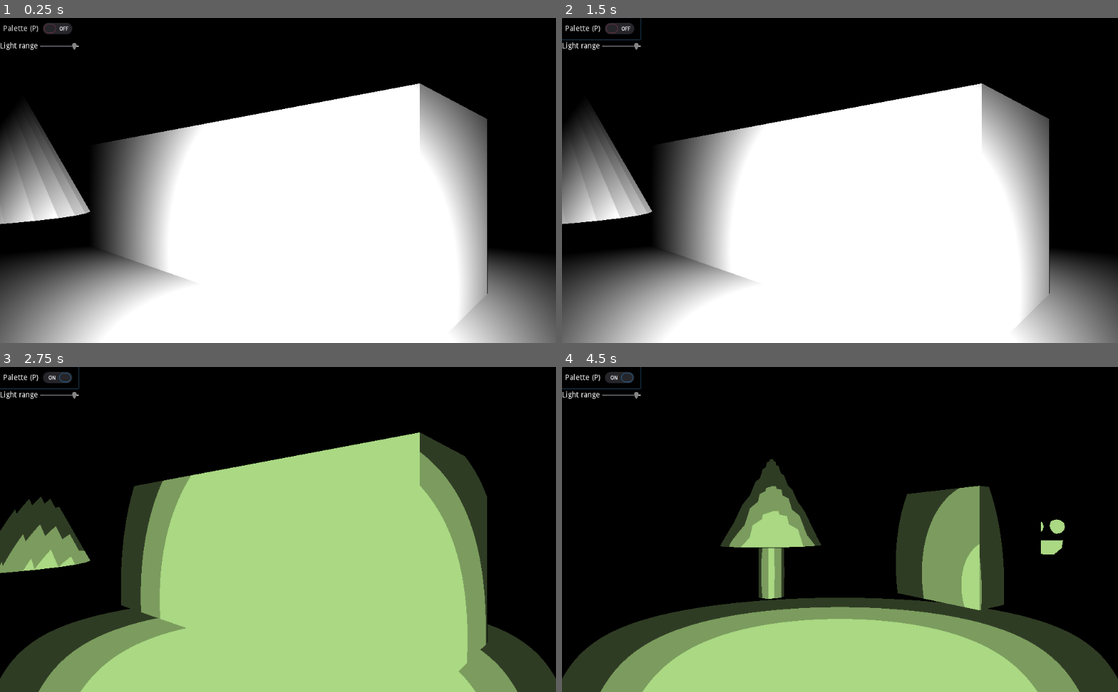
Above: before the commit, frames 1-4 (two rows, left to right).
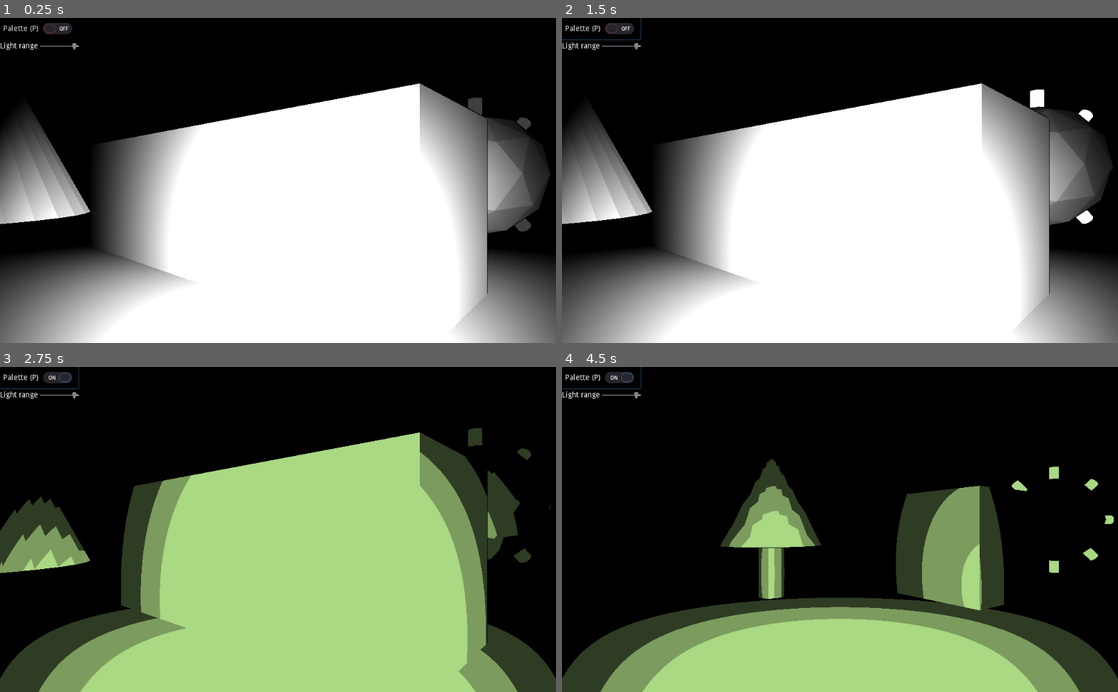
Above: after the commit, the same moments.

Repository: gilzoide/1JAM-RETRO
Game: Godot game, scene res://Main.tscn
Two runs of this game, one before a commit and one after it. Both use one fixed random seed, a clock stepped at 60 frames per second and the inputs below.
Inputs (mouse positions are in pixels of both pictures, inside the frame that each line leads up to):
- Up to frame 1 (0.25 s): no input
- Up to frame 2 (1.5 s): click "Palette (P)" at 0.5 s; click "Palette (P)" at 1.25 s
- Up to frame 3 (2.75 s): click "Palette (P)" at 2 s
- Up to frame 4 (4.5 s): move the mouse to (962, 513) at 2.77 s; hold S (camera_back) 2.78-3.53 s; click (962, 513) at 2.92 s; move the mouse to (728, 545) at 3.52 s; tap W (camera_forward) at 3.6 s; click (728, 545) at 3.67 s; move the mouse to (895, 458) at 4.27 s; hold Q (camera_rotate_left) from 4.28 s (still down); click (895, 458) at 4.42 s

The runs differ from the first frame. In frame 1, 3.2% of the frame differs, in the area x 84-99%, y 24-67%; in frame 2, 3.2%, in the area x 84-99%, y 22-64%; in frame 3, 1.3%; in frame 4, 0.6%.

Commit message:
Add Virus WIP

Diff:
--- /dev/null
+++ b/Enemy/Virus.gd
@@ -0,0 +1,5 @@
+extends KinematicBody
+
+func _ready():
+	pass
+	#$AnimationPlayer.play("Virus")
--- /dev/null
+++ b/Enemy/Virus.tscn
@@ -0,0 +1,54 @@
+[gd_scene load_steps=7 format=2]
+
+[ext_resource path="res://Visuals/Scenario_material.tres" type="Material" id=1]
+[ext_resource path="res://Glow/Glow_material.tres" type="Material" id=2]
+[ext_resource path="res://Enemy/Virus.obj" type="ArrayMesh" id=3]
+[ext_resource path="res://Enemy/Virus.gd" type="Script" id=4]
+
+[sub_resource type="SphereShape" id=3]
+
+[sub_resource type="Animation" id=2]
+resource_name = "Virus"
+length = 2.0
+loop = true
+tracks/0/type = "value"
+tracks/0/path = NodePath("Mesh:translation")
+tracks/0/interp = 2
+tracks/0/loop_wrap = true
+tracks/0/imported = false
+tracks/0/enabled = true
+tracks/0/keys = {
+"times": PoolRealArray( 0, 0.3, 0.8, 1.2, 1.7, 2 ),
+"transitions": PoolRealArray( 1, 1, 1, 1, 1, 1 ),
+"update": 0,
+"values": [ Vector3( 0, 0, 0 ), Vector3( 0, 0, 0 ), Vector3( 0, 0.3, 0 ), Vector3( 0, 0.3, 0 ), Vector3( 0, 0, 0 ), Vector3( 0, 0, 0 ) ]
+}
+tracks/1/type = "value"
+tracks/1/path = NodePath("CollisionShape:translation")
+tracks/1/interp = 2
+tracks/1/loop_wrap = true
+tracks/1/imported = false
+tracks/1/enabled = false
+tracks/1/keys = {
+"times": PoolRealArray( 0.3, 0.8, 1.2, 1.7 ),
+"transitions": PoolRealArray( 1, 1, 1, 1 ),
+"update": 0,
+"values": [ Vector3( 0, 0, 0 ), Vector3( 0, 0.3, 0 ), Vector3( 0, 0.3, 0 ), Vector3( 0, 0, 0 ) ]
+}
+
+[node name="Virus" type="KinematicBody"]
+transform = Transform( 1, 0, 0, 0, 1, 0, 0, 0, 1, 0, -0.0375, 0 )
+script = ExtResource( 4 )
+
+[node name="Mesh" type="MeshInstance" parent="."]
+mesh = ExtResource( 3 )
+material/0 = ExtResource( 1 )
+material/1 = ExtResource( 2 )
+
+[node name="CollisionShape" type="CollisionShape" parent="."]
+transform = Transform( 1, 5.26478e-05, 0.000775657, -5.38999e-05, 0.999999, 0.00162086, -0.000775571, -0.00162091, 0.999998, 0, -0.0375, 0 )
+shape = SubResource( 3 )
+
+[node name="AnimationPlayer" type="AnimationPlayer" parent="."]
+autoplay = "Virus"
+anims/Virus = SubResource( 2 )
--- a/Levels/LevelTest.tscn
+++ b/Levels/LevelTest.tscn
@@ -2,10 +2,8 @@
 
 [ext_resource path="res://Visuals/Scenario_material.tres" type="Material" id=1]
 [ext_resource path="res://Control/Player.tscn" type="PackedScene" id=2]
-[ext_resource path="res://Glow/Glow_material.tres" type="Material" id=3]
+[ext_resource path="res://Enemy/Virus.tscn" type="PackedScene" id=3]
 [ext_resource path="res://Levels/Pinetree.tscn" type="PackedScene" id=4]
-
-
 
 [node name="LevelTest" type="Spatial"]
 
@@ -36,36 +34,11 @@
 width = 8.746
 material = ExtResource( 1 )
 
-[node name="Buneco" type="CSGSphere" parent="."]
-transform = Transform( -0.965926, 0, -0.258819, 0, 1, 0, 0.258819, 0, -0.965926, -2.25751, 0, -3.14648 )
-layers = 2
-material = ExtResource( 1 )
-
-[node name="LeftEye" type="CSGSphere" parent="Buneco"]
-transform = Transform( 1, 0, 0, 0, 1, 0, 0, 0, 1, -0.863, 0.379, -0.3 )
-radius = 0.2
-material = ExtResource( 3 )
-
-[node name="RightEye" type="CSGSphere" parent="Buneco"]
-transform = Transform( 1, 0, 0, 0, 1, 0, 0, 0, 1, -0.863, 0.379, 0.3 )
-radius = 0.2
-material = ExtResource( 3 )
-
-[node name="Mouth" type="CSGCylinder" parent="Buneco"]
-transform = Transform( -4.37114e-08, -1, 0, 1, -4.37114e-08, 0, 0, 0, 1, -0.520009, 0, -0.00643659 )
-radius = 0.4
-sides = 9
-material = ExtResource( 3 )
-
-[node name="CSGBox" type="CSGBox" parent="Buneco/Mouth"]
-transform = Transform( 1, 0, 0, 0, 1, 0, 0, 0, 1, 0.205097, 0.417547, 0 )
-operation = 2
-width = 0.4
-height = 0.4
-depth = 0.808969
-
 [node name="Player" parent="." instance=ExtResource( 2 )]
 transform = Transform( -4.37114e-08, 0, 1, 0, 1, 0, -1, 0, -4.37114e-08, 5.7517, 0, 0.179133 )
 
 [node name="Spatial" parent="." instance=ExtResource( 4 )]
 transform = Transform( 1, 0, 0, 0, 1, 0, 0, 0, 1, 2.78298, 0, 2.90337 )
+
+[node name="Virus" parent="." instance=ExtResource( 3 )]
+transform = Transform( 0.0871558, 0, -0.996195, 0, 1, 0, 0.996195, 0, 0.0871558, 0, 0.416425, -3.06286 )
Not shown, added: Enemy/Virus.obj
Not shown, added: Enemy/Virus.obj.import
Not shown, added: Enemy/Virus.blend
